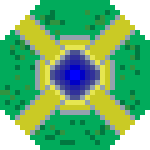
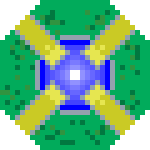
Before/after of a 150 × 150 layered artwork. What changed in the layer stack:
added layer "skudsturk" above "metal struktru" over [40, 40, 110, 110]
painted on "energy struktru" over [45, 45, 105, 105]
